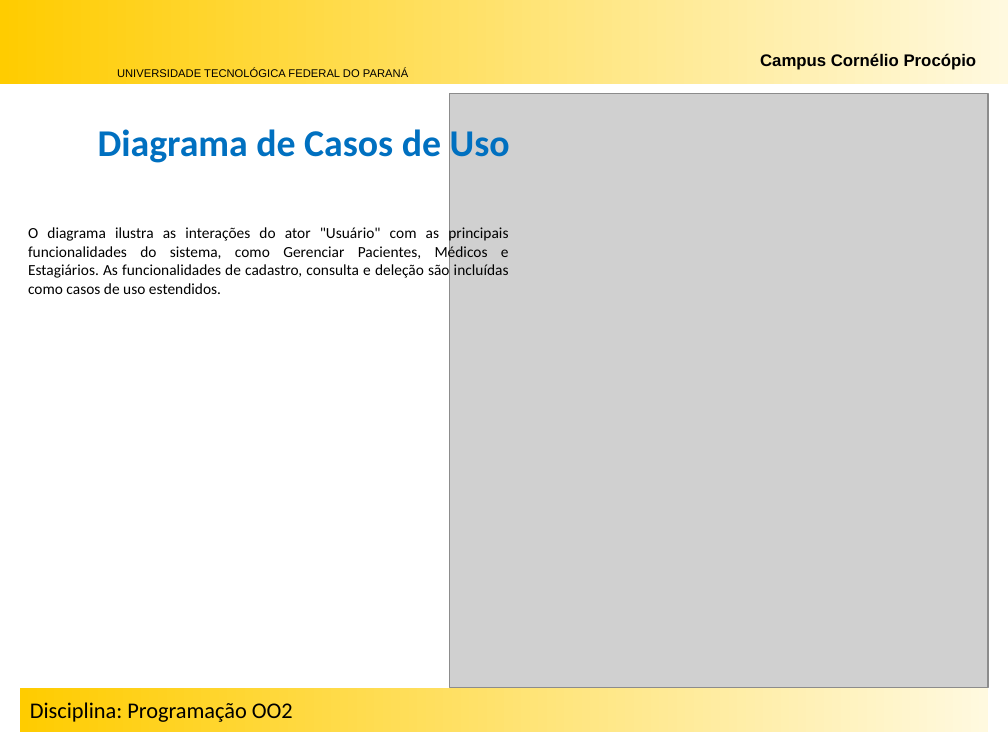
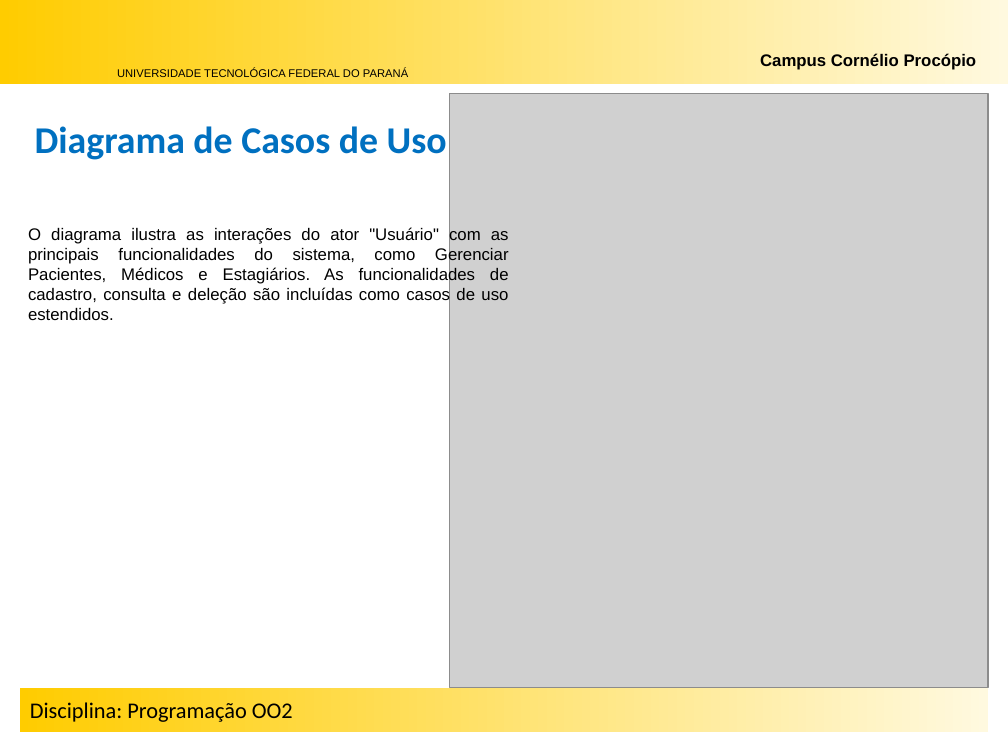
Before and after one commit to matheustm29/HospitAll, a slide deck: slide 4 of Docs/Slides_HospitAll.pptx. Drawn at 1008x756 pixels with LibreOffice and Linux fonts; fonts in the diff are those of the drawing; grey boxes stand for pictures; background and template pictures are left out. Boxes give left, top, right and bottom in pixels: in the first picture for what was removed or moved away, otherwise in the second. Text is boxed around its words. In the diff, an @@ line names an element or a change of style, - is before the commit and + after.

```diff
--- a/Docs/Slides_HospitAll.pptx
+++ b/Docs/Slides_HospitAll.pptx
@@ text "Diagrama de Casos de Uso": place and size @@
-text "Diagrama de Casos de Uso" at <box>98,129,510,163</box>
+text "Diagrama de Casos de Uso" at <box>35,126,447,160</box>
@@ text "O diagrama ilustra as interações ..." at <box>28,226,509,320</box>: size 11 to 12 pt, font Calibri to Arial @@
```
Also in this commit, not shown: 9 other slides changed, 1 slide added.
